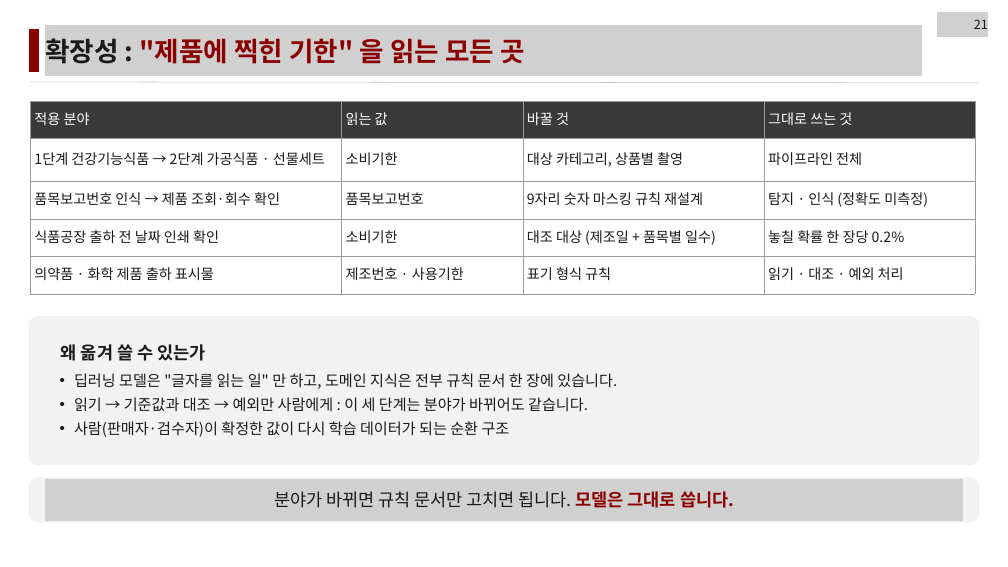
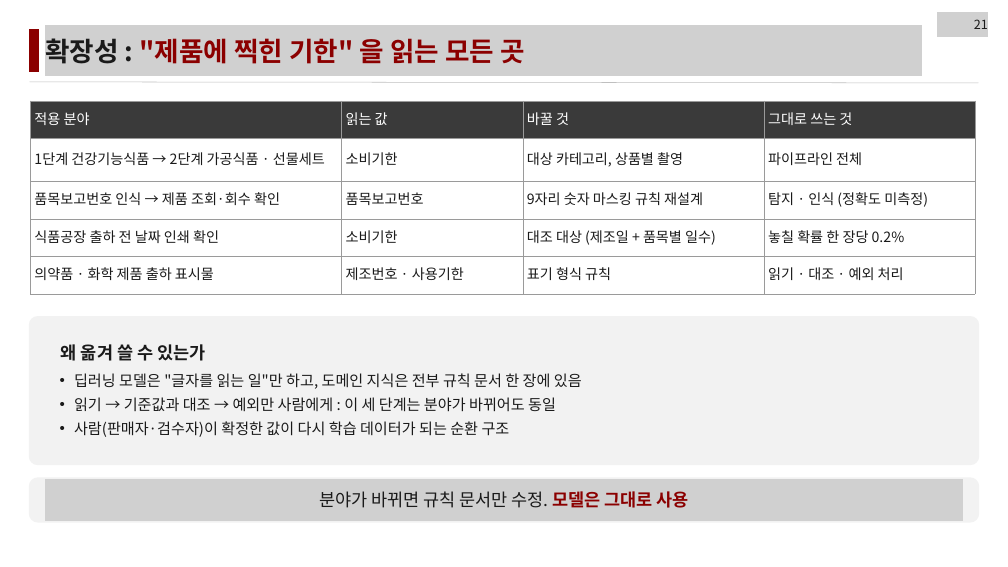
Before and after one commit to LEEbyeongchul/itda3-CODE-subway, a slide deck: slide 21 of 발표/[CODE]_서브웨이_본선발표.pptx. Drawn at 1008x567 pixels with LibreOffice and Linux fonts; fonts in the diff are those of the drawing; grey boxes stand for pictures. Boxes give left, top, right and bottom in pixels: in the first picture for what was removed or moved away, otherwise in the second. Text is boxed around its words. In the diff, an @@ line names an element or a change of style, - is before the commit and + after.

```diff
--- a/발표/[CODE]_서브웨이_본선발표.pptx
+++ b/발표/[CODE]_서브웨이_본선발표.pptx
@@ text at (74, 373, 582, 412): text changed @@
-  • 딥러닝 모델은 "글자를 읽는 일" 만 하고, 도메인 지식은 전부 규칙 문서 한 장에 있습니다.
-  • 읽기 → 기준값과 대조 → 예외만 사람에게 : 이 세 단계는 분야가 바뀌어도 같습니다.
+  • 딥러닝 모델은 "글자를 읽는 일"만 하고, 도메인 지식은 전부 규칙 문서 한 장에 있음
+  • 읽기 → 기준값과 대조 → 예외만 사람에게 : 이 세 단계는 분야가 바뀌어도 동일
@@ text at (319, 491, 689, 508): text changed @@
-분야가 바뀌면 규칙 문서만 고치면 됩니다. 모델은 그대로 씁니다.
+분야가 바뀌면 규칙 문서만 수정. 모델은 그대로 사용
```
Also in this commit, not shown: 16 other slides changed, 1 other file.
